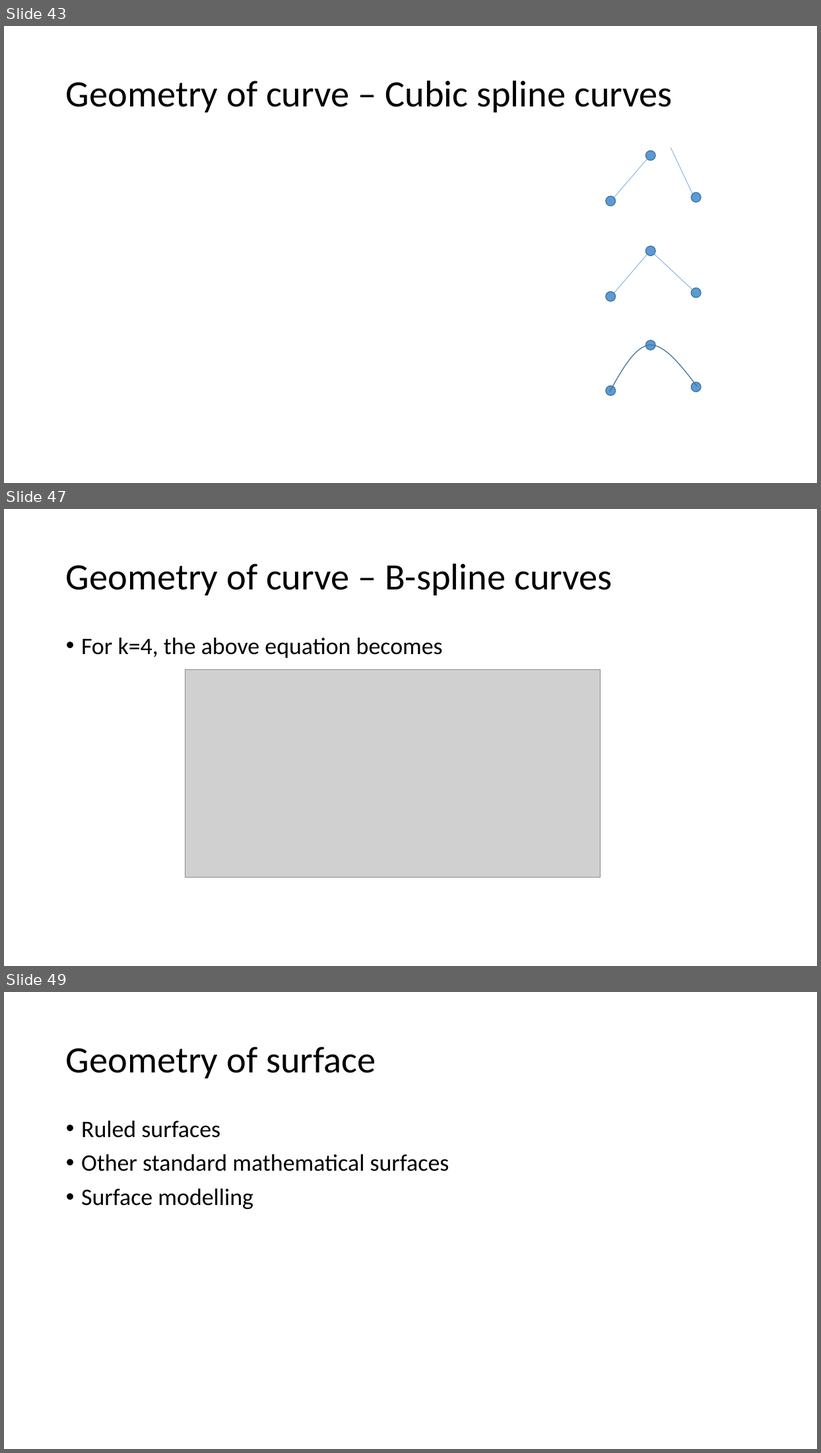
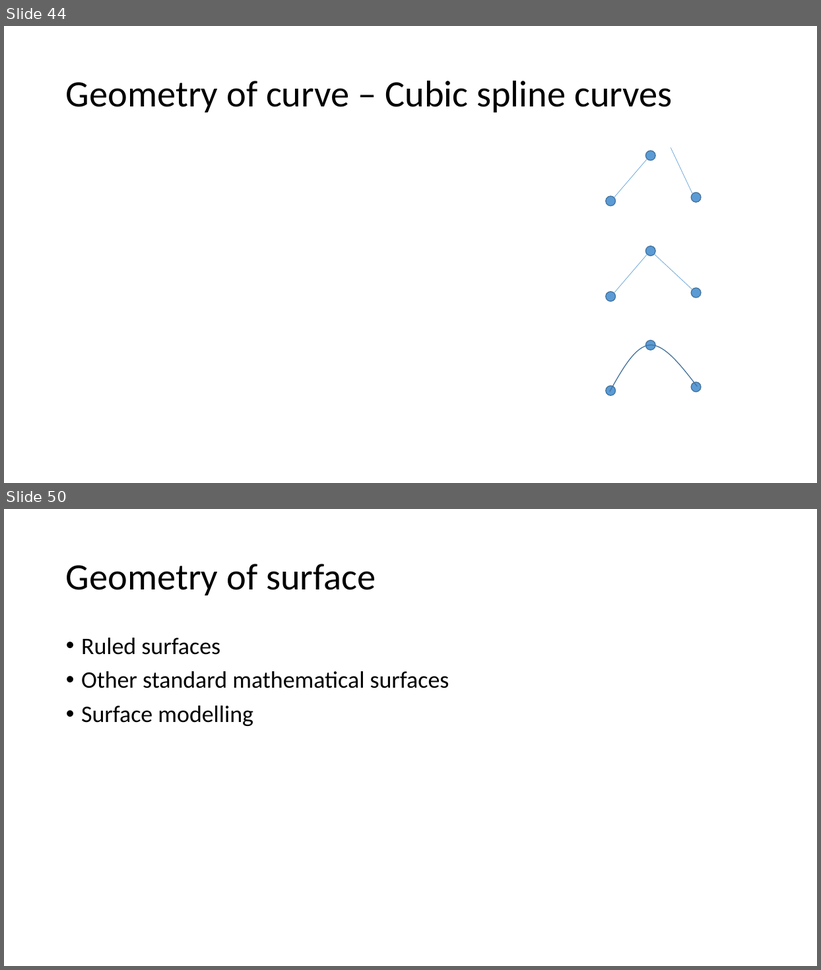
Before and after one commit to Jinny-Ching/cad_cam_course, a slide deck: CAD_CAM.pptx. Shown one above the other, each under a label of ours: slides 43, 47 and 49 before the commit, slides 44 and 50 after it; the slides between them are not shown. The pictures are 821x1453 and 821x970 pixels, drawn with LibreOffice and Linux fonts; fonts in the diff are those of the drawing; grey boxes stand for pictures. Boxes give left, top, right and bottom in pixels: in the first picture for what was removed or moved away, otherwise in the second. Text is boxed around its words. In the diff, an @@ line names an element or a change of style, - is before the commit and + after.

```diff
--- a/CAD_CAM.pptx
+++ b/CAD_CAM.pptx
@@ slide 47 removed at (4,509,817,966), background #FFFFFF @@
@@ title removed at (66,563,613,595) @@
-Geometry of curve – B-spline curves
@@ text removed at (81,638,443,658) @@
-• For k=4, the above equation becomes
@@ picture removed at (185,670,601,877) @@
@@ what was slide 43 is now slide 44 @@
@@ what was slide 49 is now slide 50 @@
```
Also in this commit, not shown: 4 slides changed, 2 slides added.
